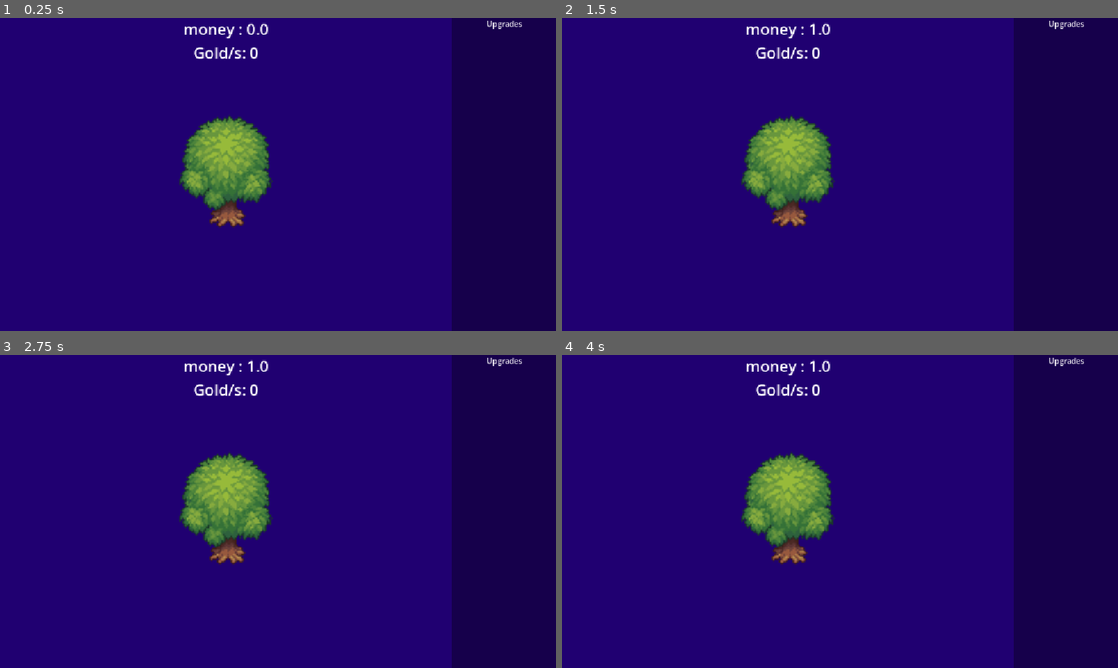
Above: before the commit, frames 1-4 (two rows, left to right).
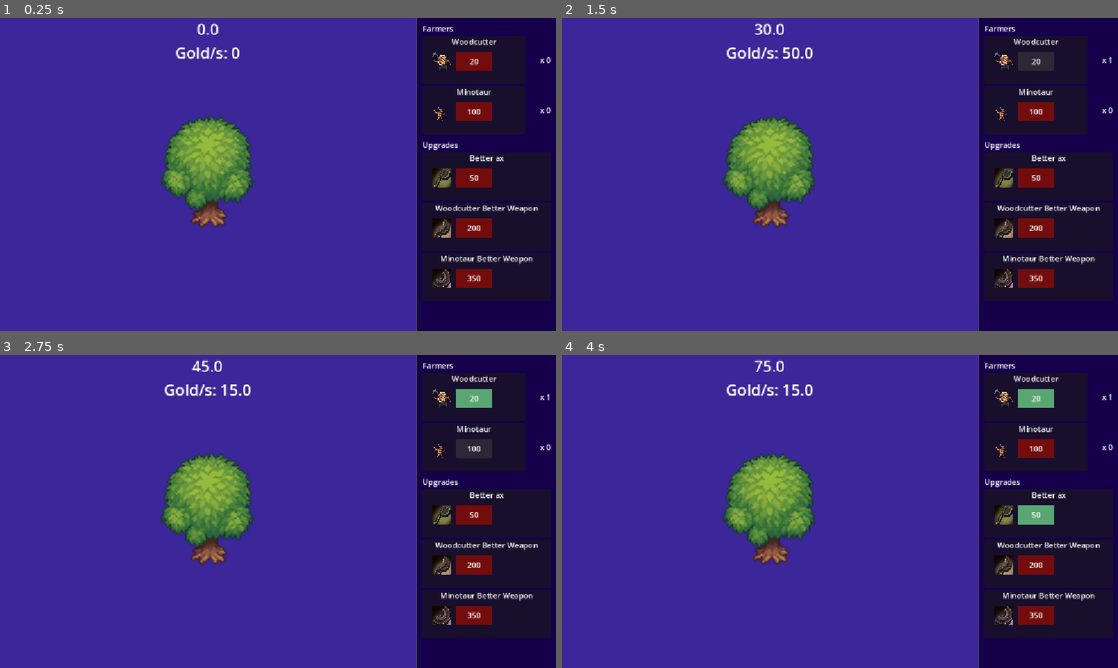
Above: after the commit, the same moments.

Repository: DylanBOLLARO/gmtk-game-jam-2026-countdown
Game: Godot game, scene res://Scene/game.tscn
Same seed, same stepped clock (60 frames per second), same inputs: the game is played once before the commit and once after it.
Inputs (mouse positions are in pixels of both pictures, inside the frame that each line leads up to; where the layout moved, square brackets give the same spot in the first picture):
- Up to frame 1 (0.25 s): no input
- Up to frame 2 (1.5 s): click (767, 174) [789, 174] at 0.5 s; click (1034, 61) at 1.25 s, where only the run after the commit has a clickable "20"
- Up to frame 3 (2.75 s): click (472, 448) at 2 s, where only the run after the commit has a clickable "100"
- Up to frame 4 (4 s): click (1034, 514) at 2.75 s, where only the run after the commit has a clickable "50"; click (1034, 564) at 3.5 s, where only the run after the commit has a clickable "200"

The runs differ from the first frame. In frame 1, 92% of the frame differs, in the area x 0-100%, y 0-100%; in frame 2, 92%; in frame 3, 92%; in frame 4, 92%.

Commit message:
finish farmers buying feature and upgrade. Display numbers of famers buyed. show gold amount and gold/s amount

Diff:
--- /dev/null
+++ b/Data/Farmers/Minotaur.tres
@@ -0,0 +1,22 @@
+[gd_resource type="Resource" script_class="Farmer" format=3 uid="uid://dx5drf2fgkakx"]
+
+[ext_resource type="Texture2D" uid="uid://ml7wf0yavhud" path="res://Assets/Minotaur.png" id="1_5tn2y"]
+[ext_resource type="Script" uid="uid://cj11ytmvpx5b8" path="res://Scripts/Resources/Farmer.gd" id="2_j477v"]
+[ext_resource type="Script" uid="uid://gaobe04oqi7a" path="res://Scripts/Resources/FarmerState.gd" id="3_gep6o"]
+
+[sub_resource type="Resource" id="Resource_5tn2y"]
+script = ExtResource("3_gep6o")
+gold_per_second = 50.0
+gold_multiplier = 1.0
+metadata/_custom_type_script = "uid://gaobe04oqi7a"
+
+[resource]
+script = ExtResource("2_j477v")
+stats = SubResource("Resource_5tn2y")
+type = 2
+id = "minotaur"
+name = "Minotaur"
+description = "Minotaur"
+icon = ExtResource("1_5tn2y")
+cost = 100
+metadata/_custom_type_script = "uid://cj11ytmvpx5b8"
--- /dev/null
+++ b/Data/Farmers/Woodcutter.tres
@@ -0,0 +1,22 @@
+[gd_resource type="Resource" script_class="Farmer" format=3 uid="uid://dt6hb4jmsodwk"]
+
+[ext_resource type="Texture2D" uid="uid://dxtbo8nrvhgnt" path="res://Assets/Woodcutter.png" id="1_rbp4g"]
+[ext_resource type="Script" uid="uid://cj11ytmvpx5b8" path="res://Scripts/Resources/Farmer.gd" id="1_v5ag4"]
+[ext_resource type="Script" uid="uid://gaobe04oqi7a" path="res://Scripts/Resources/FarmerState.gd" id="3_ea0ug"]
+
+[sub_resource type="Resource" id="Resource_rbp4g"]
+script = ExtResource("3_ea0ug")
+gold_per_second = 15.0
+gold_multiplier = 1.0
+metadata/_custom_type_script = "uid://gaobe04oqi7a"
+
+[resource]
+script = ExtResource("1_v5ag4")
+stats = SubResource("Resource_rbp4g")
+type = 1
+id = "woodcutter"
+name = "Woodcutter"
+description = "Woodcutter"
+icon = ExtResource("1_rbp4g")
+cost = 20
+metadata/_custom_type_script = "uid://cj11ytmvpx5b8"
--- /dev/null
+++ b/Data/Upgrades/BetterAx.tres
@@ -0,0 +1,21 @@
+[gd_resource type="Resource" script_class="Upgrade" format=3 uid="uid://ch1agac7am1o2"]
+
+[ext_resource type="Texture2D" uid="uid://ca47y4xmrin1m" path="res://Assets/Weapon.png" id="1_fadnw"]
+[ext_resource type="Script" uid="uid://rkk4bhos55pe" path="res://Scripts/Resources/Upgrade.gd" id="2_hsfuv"]
+[ext_resource type="Script" uid="uid://bok14mhou30lt" path="res://Scripts/Resources/PlayerStats.gd" id="3_hsfuv"]
+
+[sub_resource type="Resource" id="Resource_hsfuv"]
+script = ExtResource("3_hsfuv")
+click_amount = 0.0
+metadata/_custom_type_script = "uid://bok14mhou30lt"
+
+[resource]
+script = ExtResource("2_hsfuv")
+stats = SubResource("Resource_hsfuv")
+apply_to = Array[int]([0])
+id = "better-ax"
+name = "Better ax"
+description = "Better ax"
+icon = ExtResource("1_fadnw")
+cost = 50
+metadata/_custom_type_script = "uid://rkk4bhos55pe"
--- /dev/null
+++ b/Data/Upgrades/MinotaurBetterWeapon.tres
@@ -0,0 +1,21 @@
+[gd_resource type="Resource" script_class="Upgrade" format=3 uid="uid://cpl7b2inearfj"]
+
+[ext_resource type="Texture2D" uid="uid://bq4p6un7272bv" path="res://Assets/10.png" id="1_ciibc"]
+[ext_resource type="Script" uid="uid://rkk4bhos55pe" path="res://Scripts/Resources/Upgrade.gd" id="1_kk6jr"]
+[ext_resource type="Script" uid="uid://gaobe04oqi7a" path="res://Scripts/Resources/FarmerState.gd" id="3_ciibc"]
+
+[sub_resource type="Resource" id="Resource_gw01v"]
+script = ExtResource("3_ciibc")
+gold_multiplier = 2.0
+metadata/_custom_type_script = "uid://gaobe04oqi7a"
+
+[resource]
+script = ExtResource("1_kk6jr")
+stats = SubResource("Resource_gw01v")
+apply_to = Array[int]([2])
+id = "minotaur-better-weapon"
+name = "Minotaur Better Weapon"
+description = "Minotaur Better Weapon"
+icon = ExtResource("1_ciibc")
+cost = 350
+metadata/_custom_type_script = "uid://rkk4bhos55pe"
--- /dev/null
+++ b/Data/Upgrades/WoodcutterBetterWeapon.tres
@@ -0,0 +1,21 @@
+[gd_resource type="Resource" script_class="Upgrade" format=3 uid="uid://pixowinbmr56"]
+
+[ext_resource type="Texture2D" uid="uid://clyg60fx6nuig" path="res://Assets/11.png" id="1_jmgra"]
+[ext_resource type="Script" uid="uid://rkk4bhos55pe" path="res://Scripts/Resources/Upgrade.gd" id="1_t0g1w"]
+[ext_resource type="Script" uid="uid://gaobe04oqi7a" path="res://Scripts/Resources/FarmerState.gd" id="3_jmgra"]
+
+[sub_resource type="Resource" id="Resource_wir60"]
+script = ExtResource("3_jmgra")
+gold_multiplier = 2.0
+metadata/_custom_type_script = "uid://gaobe04oqi7a"
+
+[resource]
+script = ExtResource("1_t0g1w")
+stats = SubResource("Resource_wir60")
+apply_to = Array[int]([1])
+id = "woodcutter-better-weapon"
+name = "Woodcutter Better Weapon"
+description = "Woodcutter Better Weapon"
+icon = ExtResource("1_jmgra")
+cost = 200
+metadata/_custom_type_script = "uid://rkk4bhos55pe"
--- /dev/null
+++ b/Scene/PurchaseItem.tscn
@@ -0,0 +1,67 @@
+[gd_scene format=3 uid="uid://d1xqtaxjiigr6"]
+
+[ext_resource type="Texture2D" uid="uid://dxtbo8nrvhgnt" path="res://Assets/Woodcutter.png" id="1_mwd3r"]
+[ext_resource type="Script" uid="uid://dpnmb8i74fsgj" path="res://Scripts/PurchaseItem.gd" id="1_rifja"]
+
+[node name="Control" type="Panel" unique_id=120612465]
+custom_minimum_size = Vector2(100, 100)
+anchors_preset = 15
+anchor_right = 1.0
+anchor_bottom = 1.0
+offset_left = 501.0
+offset_top = 255.0
+offset_right = -435.0
+offset_bottom = -303.0
+grow_horizontal = 2
+grow_vertical = 2
+size_flags_horizontal = 3
+script = ExtResource("1_rifja")
+
+[node name="VBoxContainer" type="VBoxContainer" parent="." unique_id=747090263]
+layout_mode = 1
+anchors_preset = 15
+anchor_right = 1.0
+anchor_bottom = 1.0
+grow_horizontal = 2
+grow_vertical = 2
+theme_override_constants/separation = 5
+
+[node name="NamePanel" type="Label" parent="VBoxContainer" unique_id=1224011501]
+layout_mode = 2
+text = "label"
+horizontal_alignment = 1
+vertical_alignment = 1
+
+[node name="MarginContainer" type="MarginContainer" parent="VBoxContainer" unique_id=949150126]
+layout_mode = 2
+theme_override_constants/margin_left = 20
+theme_override_constants/margin_top = 5
+theme_override_constants/margin_right = 20
+theme_override_constants/margin_bottom = 5
+
+[node name="HBoxContainer" type="HBoxContainer" parent="VBoxContainer/MarginContainer" unique_id=446877061]
+layout_mode = 2
+theme_override_constants/separation = 10
+
+[node name="PurchaseIcon" type="TextureRect" parent="VBoxContainer/MarginContainer/HBoxContainer" unique_id=669697508]
+custom_minimum_size = Vector2(40, 40)
+layout_mode = 2
+texture = ExtResource("1_mwd3r")
+expand_mode = 1
+
+[node name="PurchaseButton" type="Button" parent="VBoxContainer/MarginContainer/HBoxContainer" unique_id=702172034]
+custom_minimum_size = Vector2(75, 0)
+layout_mode = 2
+
+[node name="PurchaseCostLabel" type="Label" parent="VBoxContainer/MarginContainer/HBoxContainer/PurchaseButton" unique_id=1119813148]
+layout_mode = 1
+anchors_preset = 15
+anchor_right = 1.0
+anchor_bottom = 1.0
+grow_horizontal = 2
+grow_vertical = 2
+text = "100"
+horizontal_alignment = 1
+vertical_alignment = 1
+
+[connection signal="button_down" from="VBoxContainer/MarginContainer/HBoxContainer/PurchaseButton" to="." method="_on_purchase_button_button_down"]
--- a/Scene/game.tscn
+++ b/Scene/game.tscn
@@ -3,10 +3,9 @@
 [ext_resource type="Texture2D" uid="uid://buwokmo3bhemc" path="res://Assets/Trees/Tree1.png" id="1_mhtsl"]
 [ext_resource type="Script" uid="uid://biwgbv30gu75a" path="res://Scripts/Game.gd" id="1_w51g1"]
 [ext_resource type="Script" uid="uid://1rroforyij0" path="res://Scripts/Animations.gd" id="2_03iqk"]
-[ext_resource type="Script" uid="uid://d3tp6d7pfopum" path="res://Scripts/Stats.gd" id="3_4jv7b"]
 
-[sub_resource type="StyleBoxFlat" id="StyleBoxFlat_wu0wg"]
-bg_color = Color(0.1274736, 5.4050834e-05, 0.4450559, 1)
+[sub_resource type="StyleBoxFlat" id="StyleBoxFlat_km7ha"]
+bg_color = Color(0.23137255, 0.15294118, 0.6, 1)
 
 [sub_resource type="StyleBoxFlat" id="StyleBoxFlat_4jv7b"]
 bg_color = Color(0.08827009, 0, 0.295882, 1)
@@ -20,16 +19,22 @@
 grow_vertical = 2
 script = ExtResource("1_w51g1")
 
-[node name="LeftPanel" type="Panel" parent="." unique_id=10952138]
+[node name="HBoxContainer" type="HBoxContainer" parent="." unique_id=189513577]
 layout_mode = 1
-anchors_preset = 9
+anchors_preset = 15
+anchor_right = 1.0
 anchor_bottom = 1.0
-offset_right = 937.0
+grow_horizontal = 2
 grow_vertical = 2
+
+[node name="LeftPanel" type="Panel" parent="HBoxContainer" unique_id=10952138]
+layout_mode = 2
+size_flags_horizontal = 3
 size_flags_vertical = 3
-theme_override_styles/panel = SubResource("StyleBoxFlat_wu0wg")
+size_flags_stretch_ratio = 3.0
+theme_override_styles/panel = SubResource("StyleBoxFlat_km7ha")
 
-[node name="MarginContainer" type="MarginContainer" parent="LeftPanel" unique_id=1668116219]
+[node name="MarginContainer" type="MarginContainer" parent="HBoxContainer/LeftPanel" unique_id=1668116219]
 layout_mode = 1
 anchors_preset = 15
 anchor_right = 1.0
@@ -38,61 +43,80 @@
 grow_vertical = 2
 script = ExtResource("2_03iqk")
 
-[node name="Stats" type="VBoxContainer" parent="LeftPanel/MarginContainer" unique_id=798621790]
+[node name="Stats" type="VBoxContainer" parent="HBoxContainer/LeftPanel/MarginContainer" unique_id=798621790]
 layout_mode = 2
-script = ExtResource("3_4jv7b")
 
-[node name="HBoxContainer" type="VBoxContainer" parent="LeftPanel/MarginContainer/Stats" unique_id=1584100852]
+[node name="HBoxContainer" type="VBoxContainer" parent="HBoxContainer/LeftPanel/MarginContainer/Stats" unique_id=1584100852]
 layout_mode = 2
 alignment = 1
 
-[node name="MoneyLabel" type="Label" parent="LeftPanel/MarginContainer/Stats/HBoxContainer" unique_id=1234893310]
+[node name="GoldLabel" type="Label" parent="HBoxContainer/LeftPanel/MarginContainer/Stats/HBoxContainer" unique_id=1234893310]
 layout_mode = 2
 theme_override_font_sizes/font_size = 32
 text = "money : 0"
 horizontal_alignment = 1
 vertical_alignment = 1
 
-[node name="MoneyPerSecLabel" type="Label" parent="LeftPanel/MarginContainer/Stats/HBoxContainer" unique_id=1189066445]
+[node name="MoneyPerSecLabel" type="Label" parent="HBoxContainer/LeftPanel/MarginContainer/Stats/HBoxContainer" unique_id=1189066445]
 layout_mode = 2
 theme_override_font_sizes/font_size = 32
 text = "Gold/s: 0"
 horizontal_alignment = 1
 vertical_alignment = 1
 
-[node name="CenterContainer" type="CenterContainer" parent="LeftPanel/MarginContainer" unique_id=1546141177]
+[node name="CenterContainer" type="CenterContainer" parent="HBoxContainer/LeftPanel/MarginContainer" unique_id=1546141177]
 layout_mode = 2
 
-[node name="TextureButton" type="TextureButton" parent="LeftPanel/MarginContainer/CenterContainer" unique_id=559816588]
+[node name="TextureButton" type="TextureButton" parent="HBoxContainer/LeftPanel/MarginContainer/CenterContainer" unique_id=559816588]
 custom_minimum_size = Vector2(400, 400)
 layout_mode = 2
 texture_normal = ExtResource("1_mhtsl")
 ignore_texture_size = true
 stretch_mode = 0
 
-[node name="RightPanel" type="Panel" parent="." unique_id=1600323006]
+[node name="RightPanel" type="Panel" parent="HBoxContainer" unique_id=1600323006]
+layout_mode = 2
+size_flags_horizontal = 3
+theme_override_styles/panel = SubResource("StyleBoxFlat_4jv7b")
+
+[node name="MarginContainer" type="MarginContainer" parent="HBoxContainer/RightPanel" unique_id=834347229]
 layout_mode = 1
-anchors_preset = 11
-anchor_left = 1.0
+anchors_preset = 15
 anchor_right = 1.0
 anchor_bottom = 1.0
-offset_left = -215.0
-grow_horizontal = 0
+grow_horizontal = 2
 grow_vertical = 2
-theme_override_styles/panel = SubResource("StyleBoxFlat_4jv7b")
+theme_override_constants/margin_left = 10
+theme_override_constants/margin_top = 10
+theme_override_constants/margin_right = 10
+theme_override_constants/margin_bottom = 10
 
-[node name="UpgradesLabel" type="Label" parent="RightPanel" unique_id=1788668056]
-layout_mode = 1
-anchors_preset = 5
-anchor_left = 0.5
-anchor_right = 0.5
-offset_left = -37.0
-offset_right = 37.0
-offset_bottom = 23.0
-grow_horizontal = 2
+[node name="VBoxContainer" type="VBoxContainer" parent="HBoxContainer/RightPanel/MarginContainer" unique_id=1928421216]
+layout_mode = 2
+theme_override_constants/separation = 10
+
+[node name="Farmers" type="VBoxContainer" parent="HBoxContainer/RightPanel/MarginContainer/VBoxContainer" unique_id=884021486]
+layout_mode = 2
+
+[node name="FarmersLabel" type="Label" parent="HBoxContainer/RightPanel/MarginContainer/VBoxContainer/Farmers" unique_id=1788668056]
+layout_mode = 2
+text = "Farmers"
+
+[node name="FarmersContainer" type="VBoxContainer" parent="HBoxContainer/RightPanel/MarginContainer/VBoxContainer/Farmers" unique_id=519447201]
+layout_mode = 2
+size_flags_vertical = 3
+
+[node name="Upgrades" type="VBoxContainer" parent="HBoxContainer/RightPanel/MarginContainer/VBoxContainer" unique_id=1708759271]
+layout_mode = 2
+
+[node name="FarmersLabel" type="Label" parent="HBoxContainer/RightPanel/MarginContainer/VBoxContainer/Upgrades" unique_id=290578703]
+layout_mode = 2
 text = "Upgrades"
 
-[connection signal="money_changed" from="." to="LeftPanel/MarginContainer/Stats" method="_on_game_money_changed"]
-[connection signal="button_down" from="LeftPanel/MarginContainer/CenterContainer/TextureButton" to="." method="_on_texture_button_button_down"]
-[connection signal="button_down" from="LeftPanel/MarginContainer/CenterContainer/TextureButton" to="LeftPanel/MarginContainer" method="_on_texture_button_button_down"]
-[connection signal="button_up" from="LeftPanel/MarginContainer/CenterContainer/TextureButton" to="LeftPanel/MarginContainer" method="_on_texture_button_button_up"]
+[node name="UpgradesContainer" type="VBoxContainer" parent="HBoxContainer/RightPanel/MarginContainer/VBoxContainer/Upgrades" unique_id=1000479498]
+layout_mode = 2
+size_flags_vertical = 3
+
+[connection signal="button_down" from="HBoxContainer/LeftPanel/MarginContainer/CenterContainer/TextureButton" to="." method="_on_texture_button_button_down"]
+[connection signal="button_down" from="HBoxContainer/LeftPanel/MarginContainer/CenterContainer/TextureButton" to="HBoxContainer/LeftPanel/MarginContainer" method="_on_texture_button_button_down"]
+[connection signal="button_up" from="HBoxContainer/LeftPanel/MarginContainer/CenterContainer/TextureButton" to="HBoxContainer/LeftPanel/MarginContainer" method="_on_texture_button_button_up"]
--- /dev/null
+++ b/Scripts/EconomyManager.gd
@@ -0,0 +1,42 @@
+extends Node
+
+# signals
+signal gold_changed
+
+# variables
+var gold: float = 0
+var gold_gained_this_second: float = 0
+
+func add_gold(amount: float):
+	gold += amount
+
+	if amount > 0:
+		gold_gained_this_second += amount
+
+	emit_signal("gold_changed")
+
+func can_purchase(amount: float):
+	return gold >= amount
+
+func get_gold_per_second() -> float:
+	var total = 0.0
+
+	for farmer in PurchaseManager.owned_farmers.values():
+		var data = farmer.get("data")
+		var amount = farmer.get("amount")
+		var enum_name = data.type
+		var local_stats:FarmerStats
+
+		var per_second = data.stats.gold_per_second
+		var multiplier = data.stats.gold_multiplier
+
+		for it_upgrade in PurchaseManager.owned_upgrades:
+			if it_upgrade.apply_to.has(enum_name):
+				local_stats = it_upgrade.stats
+
+		if local_stats:
+			per_second += local_stats.gold_per_second
+			multiplier = local_stats.gold_multiplier
+
+		total += per_second * multiplier * amount
+	return total
--- a/Scripts/Game.gd
+++ b/Scripts/Game.gd
@@ -1,66 +1,177 @@
 extends Control
 
+@onready var money_per_sec_label: Label = $HBoxContainer/LeftPanel/MarginContainer/Stats/HBoxContainer/MoneyPerSecLabel
+@onready var gold_label: Label = $HBoxContainer/LeftPanel/MarginContainer/Stats/HBoxContainer/GoldLabel
+@onready var farmers_container: VBoxContainer = $HBoxContainer/RightPanel/MarginContainer/VBoxContainer/Farmers/FarmersContainer
+@onready var upgrades_container: VBoxContainer = $HBoxContainer/RightPanel/MarginContainer/VBoxContainer/Upgrades/UpgradesContainer
+
+# variables
+# --- handle click
+
+var player_stats: PlayerStats = PlayerStats.new()
+
+# --- handle farmers
+var amount_farm_multiplier: float = 1
+
+var timer := Timer.new()
 const save_path = "user://userdata.save"
 
-@onready var money_per_sec_label: Label = $LeftPanel/MarginContainer/Stats/HBoxContainer/MoneyPerSecLabel
+var button_scene = preload("res://Scene/PurchaseItem.tscn")
+var all_farmers = load_resources("res://Data/Farmers/")
+var all_upgrades = load_resources("res://Data/Upgrades/")
 
-var money: float = 0
-var amount_per_click: int = 1
+func load_resources(path: String) -> Array:
+	var resources = []
 
-var elapsed := 0.0
-var gold_gained := 0
-var gold_per_second := 0.0
+	var dir = DirAccess.open(path)
 
-signal money_changed
+	if dir:
+		dir.list_dir_begin()
+
+		var file_name = dir.get_next()
+
+		while file_name != "":
+			if file_name.ends_with(".tres"):
+				var resource = load(path + "/" + file_name)
+				resources.append(resource)
+
+			file_name = dir.get_next()
+
+		dir.list_dir_end()
+
+	return resources
+
+func update_ui_gold():
+	gold_label.text = str(EconomyManager.gold)
+
+func generate_all_upgrades():
+	#remove all items in list
+	for child in upgrades_container.get_children():
+		child.queue_free()
+
+	var sorted = all_upgrades.duplicate()
+
+	sorted.sort_custom(func(a, b):
+		return a.cost < b.cost
+	)
+
+	# generate all items in list
+	for item in sorted:
+		var owned := false
+
+		for upgrade in PurchaseManager.owned_upgrades:
+			if upgrade["name"] == item.name:
+				owned = true
+				break
+
+		if owned:
+			continue
+
+		var hbox = HBoxContainer.new()
+		hbox.anchor_right = 1.0
+		hbox.anchor_bottom = 1.0
+		hbox.size_flags_horizontal = Control.SIZE_EXPAND_FILL
+
+		var button_instance = button_scene.instantiate()
+		button_instance.setup(item)
+
+		hbox.add_child(button_instance)
+
+		upgrades_container.add_child(hbox)
+
+func generate_all_farmers():
+	#remove all items in list
+	for child in farmers_container.get_children():
+		child.queue_free()
+
+	var sorted = all_farmers.duplicate()
+
+	sorted.sort_custom(func(a, b):
+		return a.cost < b.cost
+	)
+
+	print("DEBUG generate_all_farmers")
+
+	# generate all items in list
+	for item in sorted:
+		var hbox = HBoxContainer.new()
+		hbox.add_theme_constant_override("separation", 30)
+		hbox.anchor_right = 1.0
+		hbox.anchor_bottom = 1.0
+		hbox.size_flags_horizontal = Control.SIZE_EXPAND_FILL
+
+		var count_label = Label.new()
+		count_label.text = "x 0"
+
+		var amount_farmer = 0
+
+		for it_owned_farmer in PurchaseManager.owned_farmers.values():
+			if item.type == it_owned_farmer.get("data").type:
+				amount_farmer = it_owned_farmer.get("amount")
+
+		if amount_farmer > 0 :
+			count_label.text = "x " + str(amount_farmer)
+
+		var button_instance = button_scene.instantiate()
+		button_instance.setup(item)
+
+		hbox.add_child(button_instance)
+		hbox.add_child(count_label)
+
+		farmers_container.add_child(hbox)
 
 func _ready() -> void:
+	player_stats.click_amount = 50
+
+	timer.wait_time = 1
+	timer.one_shot = false
+	timer.timeout.connect(_on_timer_timeout)
+	add_child(timer)
+	timer.start()
+
 	load_data()
-	emit_signal("money_changed", money)
 
-
-func add_gold(amount: int):
-	money += amount
-	gold_gained += amount
-	emit_signal("money_changed", money)
-
-func _process(delta):
-	elapsed += delta
-
-	if elapsed >= 1.0:
-		gold_per_second = gold_gained / elapsed
-		money_per_sec_label.text = "Gold/s: " + str(int(gold_per_second))
-		gold_gained = 0
-		elapsed = 0.0
-
+	EconomyManager.gold_changed.connect(update_ui_gold)
+	EconomyManager.gold_changed.connect(generate_all_farmers)
+	EconomyManager.gold_changed.connect(generate_all_upgrades)
+	EconomyManager.emit_signal("gold_changed")
 
 func _on_timer_timeout():
-	money += gold_per_second
-	emit_signal("money_changed", money)
-	print("Gold:", money)
+	EconomyManager.add_gold(EconomyManager.get_gold_per_second())
+	money_per_sec_label.text = "Gold/s: " + str(round(EconomyManager.gold_gained_this_second))
+	EconomyManager.gold_gained_this_second = 0
 
+func get_click_value() -> float:
+	var amount = player_stats.click_amount
+	var multiplier = player_stats.click_multiplier
+
+	for upgrade in PurchaseManager.owned_upgrades:
+		if upgrade.stats is PlayerStats:
+			amount += upgrade.stats.click_amount
+			multiplier += upgrade.stats.click_multiplier
+
+	return amount * multiplier
 
 func _on_texture_button_button_down() -> void:
-	add_gold(amount_per_click)
+	EconomyManager.add_gold(get_click_value())
 	save_data()
-
 
 func save_data():
 	var data = {
-		"money": money
+		"gold": EconomyManager.gold
 	}
 
 	var file = FileAccess.open(save_path, FileAccess.WRITE)
 	file.store_var(data)
 	file.close()
 
-
 func load_data():
-	if FileAccess.file_exists(save_path):
-		var file = FileAccess.open(save_path, FileAccess.READ)
-		var data = file.get_var()
-		file.close()
-
-		if typeof(data) == TYPE_DICTIONARY:
-			money = data.get("money", 0)
-	else:
-		save_data()
+	#if FileAccess.file_exists(save_path):
+		#var file = FileAccess.open(save_path, FileAccess.READ)
+		#var data = file.get_var()
+		#file.close()
+#
+		#if typeof(data) == TYPE_DICTIONARY:
+			#EconomyManager.gold = data.get("gold", 0)
+	#else:
+	save_data()
--- /dev/null
+++ b/Scripts/GameEnums.gd
@@ -0,0 +1,14 @@
+extends Node
+class_name GameEnum
+
+enum Target {
+	PLAYER,
+	WOODCUTTER,
+	MINOTAUR,
+}
+
+enum Stat {
+	CLICK_AMOUNT,
+	GOLD_PER_SECOND,
+	GOLD_MULTIPLIER
+}
--- /dev/null
+++ b/Scripts/PurchaseItem.gd
@@ -0,0 +1,32 @@
+extends Panel
+
+@onready var name_panel: Label = $VBoxContainer/NamePanel
+@onready var purchase_cost_label: Label = $VBoxContainer/MarginContainer/HBoxContainer/PurchaseButton/PurchaseCostLabel
+@onready var purchase_icon: TextureRect = $VBoxContainer/MarginContainer/HBoxContainer/PurchaseIcon
+@onready var purchase_button: Button = $VBoxContainer/MarginContainer/HBoxContainer/PurchaseButton
+
+var data
+
+func setup(item_data):
+	data = item_data
+
+func _ready() -> void:
+		name_panel.text = data.name
+		purchase_icon.texture = data.icon
+		purchase_cost_label.text = str(data.cost)
+
+		var red_style = StyleBoxFlat.new()
+		red_style.bg_color = Color(0.45, 0.05, 0.05) # dark red
+
+		var green_style = StyleBoxFlat.new()
+		green_style.bg_color = Color(0.35, 0.65, 0.45) # soft green
+
+		if EconomyManager.can_purchase(data.cost):
+			purchase_button.add_theme_stylebox_override("normal", green_style)
+		else:
+			purchase_button.add_theme_stylebox_override("normal", red_style)
+
+func _on_purchase_button_button_down() -> void:
+	if EconomyManager.can_purchase(data.cost):
+		EconomyManager.add_gold(data.cost * -1)
+		PurchaseManager.add_item(data)
--- /dev/null
+++ b/Scripts/PurchaseManager.gd
@@ -0,0 +1,20 @@
+extends Node
+
+# variables
+var owned_farmers = {}
+var owned_upgrades = []
+
+func add_item(item_data):
+	if item_data is Farmer:
+		if owned_farmers.has(item_data.id):
+			owned_farmers[item_data.id]["amount"] += 1
+		else:
+			owned_farmers[item_data.id] = {
+				"data": item_data,
+				"amount": 1
+			}
+	elif item_data is Upgrade:
+		owned_upgrades.append(item_data)
+
+	# used to update UI
+	EconomyManager.emit_signal("gold_changed")
--- /dev/null
+++ b/Scripts/Resources/Farmer.gd
@@ -0,0 +1,5 @@
+extends Purchase
+class_name Farmer
+
+@export var stats: FarmerStats = FarmerStats.new()
+@export var type: GameEnum.Target
--- /dev/null
+++ b/Scripts/Resources/FarmerState.gd
@@ -0,0 +1,5 @@
+extends Stats
+class_name FarmerStats
+
+@export var gold_per_second := 0.0
+@export var gold_multiplier := 1.0
--- /dev/null
+++ b/Scripts/Resources/PlayerStats.gd
@@ -0,0 +1,5 @@
+extends Stats
+class_name PlayerStats
+
+@export var click_amount := 5.0
+@export var click_multiplier := 1.0
--- /dev/null
+++ b/Scripts/Resources/Purchase.gd
@@ -0,0 +1,9 @@
+@abstract
+extends Resource
+class_name Purchase
+
+@export var id: String
+@export var name: String
+@export var description: String
+@export var icon: Texture2D
+@export var cost: int
--- /dev/null
+++ b/Scripts/Resources/Stats.gd
@@ -0,0 +1,2 @@
+class_name Stats
+extends Resource
--- /dev/null
+++ b/Scripts/Resources/Upgrade.gd
@@ -0,0 +1,5 @@
+extends Purchase
+class_name Upgrade
+
+@export var stats: Stats = Stats.new()
+@export var apply_to: Array[GameEnum.Target] = []
--- a/Scripts/Stats.gd
+++ /dev/null
@@ -1,6 +0,0 @@
-extends VBoxContainer
-
-@onready var money_label: Label = $HBoxContainer/MoneyLabel
-
-func _on_game_money_changed(amount) -> void:
-	money_label.text = "money : " + str(amount)
--- a/project.godot
+++ b/project.godot
@@ -15,6 +15,12 @@
 config/features=PackedStringArray("4.7", "GL Compatibility")
 config/icon="res://icon.svg"
 
+[autoload]
+
+PurchaseManager="*uid://bfr0f8w8sxfwf"
+EconomyManager="*uid://b56xogve14e80"
+GameEnums="*uid://4183rk725ike"
+
 [display]
 
 window/stretch/mode="canvas_items"
Binary file added: Assets/10.png
Not shown, added: Assets/10.png.import
Binary file added: Assets/11.png
Not shown, added: Assets/11.png.import
Binary file added: Assets/Minotaur.png
Not shown, added: Assets/Minotaur.png.import
Binary file added: Assets/Weapon.png
Not shown, added: Assets/Weapon.png.import
Binary file added: Assets/Woodcutter.png
Not shown, added: Assets/Woodcutter.png.import
Not shown, added: Scripts/EconomyManager.gd.uid
Not shown, added: Scripts/GameEnums.gd.uid
(and 9 more such lines)
